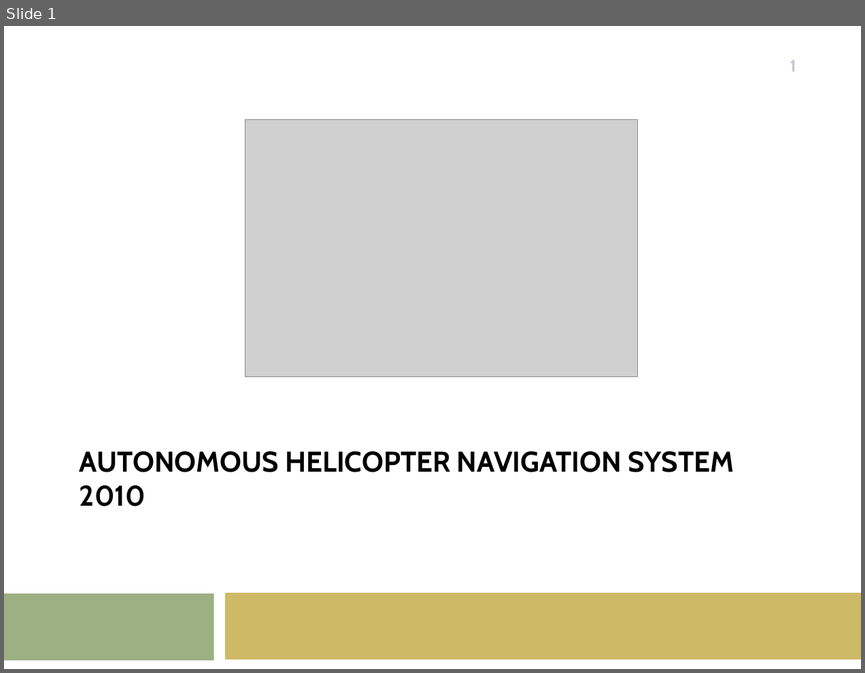
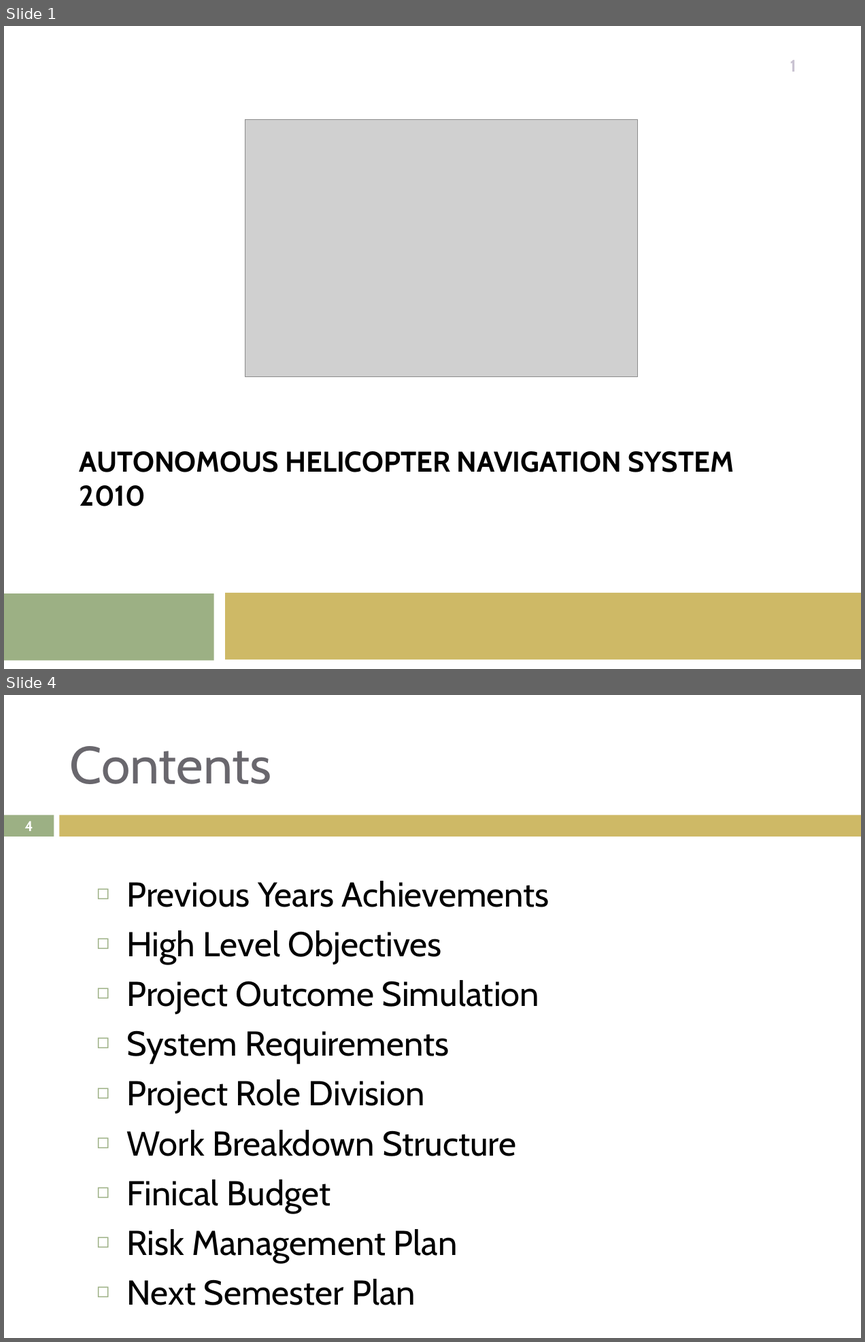
Before and after one commit to lijian8/ahns10, a slide deck: docproject/official_ahns/presentations/Hamilton_semester1.pptx. Shown one above the other, each under a label of ours: slide 1 before the commit, slides 1 and 4 after it; the slides between them are not shown. The pictures are 865x673 and 865x1342 pixels, drawn with LibreOffice and Linux fonts; fonts in the diff are those of the drawing; grey boxes stand for pictures. Boxes give left, top, right and bottom in pixels: in the first picture for what was removed or moved away, otherwise in the second. Text is boxed around its words. In the diff, an @@ line names an element or a change of style, - is before the commit and + after.

```diff
--- a/docproject/official_ahns/presentations/Hamilton_semester1.pptx
+++ b/docproject/official_ahns/presentations/Hamilton_semester1.pptx
@@ slide 4 added at (x1=4, y1=695, x2=861, y2=1338), background #FFFFFF @@
@@ title added at (x1=70, y1=746, x2=271, y2=784), 44 pt, text #69676D @@
+Contents
@@ rectangle added at (x1=4, y1=815, x2=54, y2=836), fill #9CB084 @@
@@ rectangle added at (x1=60, y1=815, x2=861, y2=836), fill #CEB966 @@
@@ page number added at (x1=25, y1=821, x2=33, y2=831), 11.9 pt, text #FFFFFF, bold @@
+4
@@ text added at (x1=126, y1=881, x2=549, y2=1305), 29 pt, text #000000 @@
+◻ Previous Years Achievements
+◻ High Level Objectives
+◻ Project Outcome Simulation
+◻ System Requirements
+◻ Project Role Division
+◻ Work Breakdown Structure
+◻ Finical Budget
+◻ Risk Management Plan
+◻ Next Semester Plan
```
Also in this commit, not shown: 2 slides changed, 12 other slides added, 5 slides removed.
